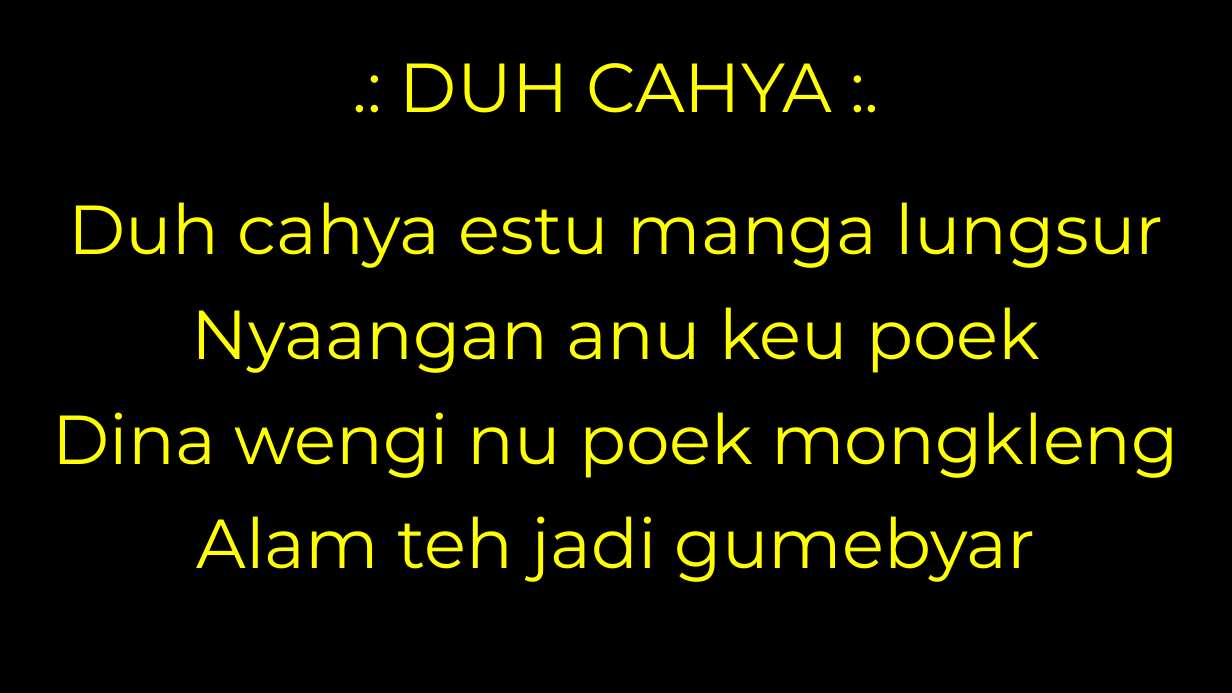
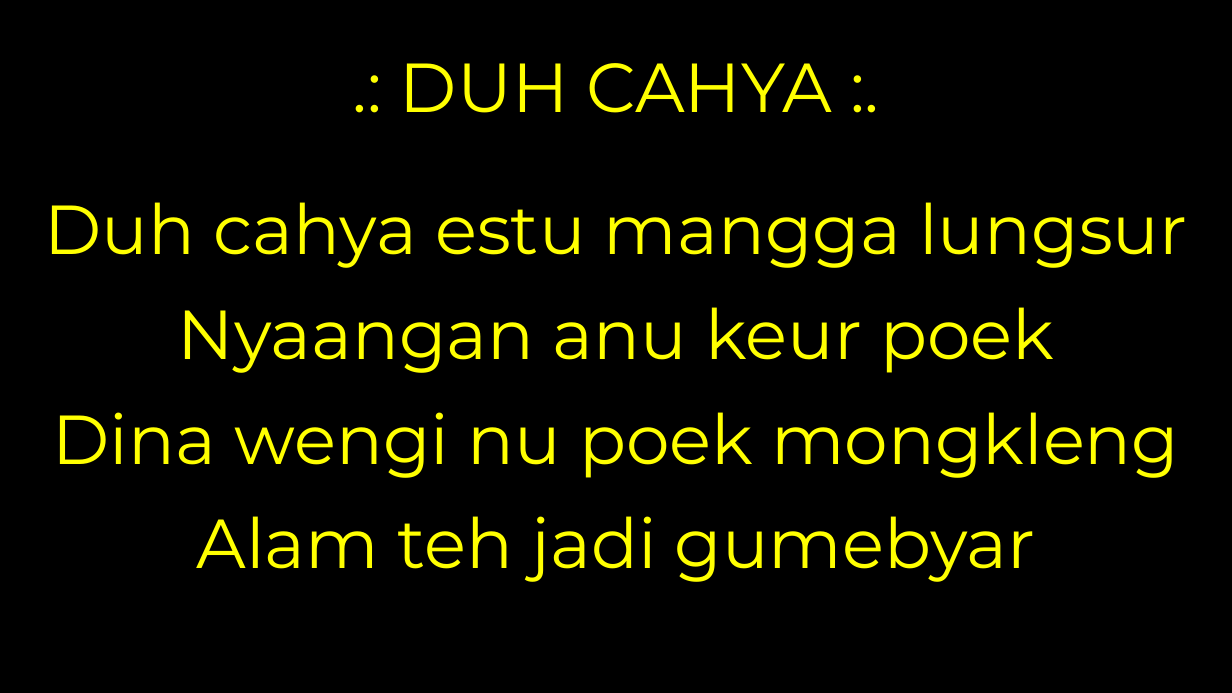
Before and after one commit to laurensius/Slide_Misa_KRC, a slide deck: slide 2 of 2020 12 tanggal 5 - 6/Slide Misa Bahasa Sunda.pptx. Drawn at 1232x693 pixels with LibreOffice and Linux fonts; fonts in the diff are those of the drawing; background and template pictures are left out. Boxes give left, top, right and bottom in pixels: in the first picture for what was removed or moved away, otherwise in the second. Text is boxed around its words. In the diff, an @@ line names an element or a change of style, - is before the commit and + after.

```diff
--- a/2020 12 tanggal 5 - 6/Slide Misa Bahasa Sunda.pptx
+++ b/2020 12 tanggal 5 - 6/Slide Misa Bahasa Sunda.pptx
@@ text at [45, 202, 1187, 373]: text changed @@
-Duh cahya estu manga lungsur
-Nyaangan anu keu poek
+Duh cahya estu mangga lungsur
+Nyaangan anu keur poek
```
Also in this commit, not shown: 8 other slides changed, 8 other files.
